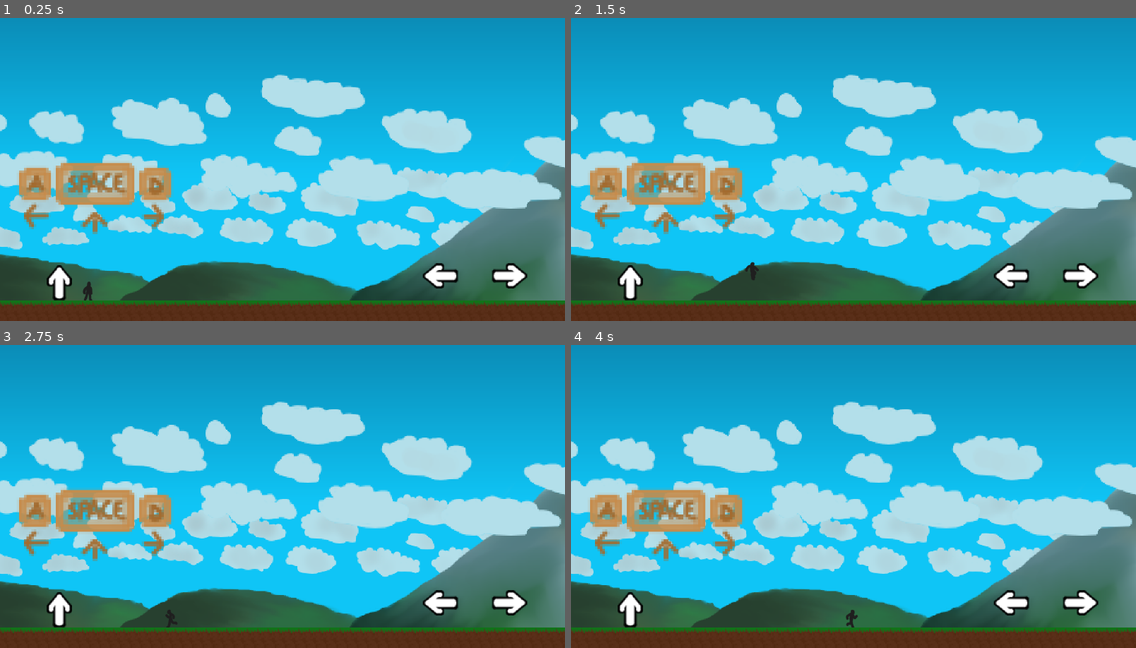
Above: before the commit, frames 1-4 (two rows, left to right).
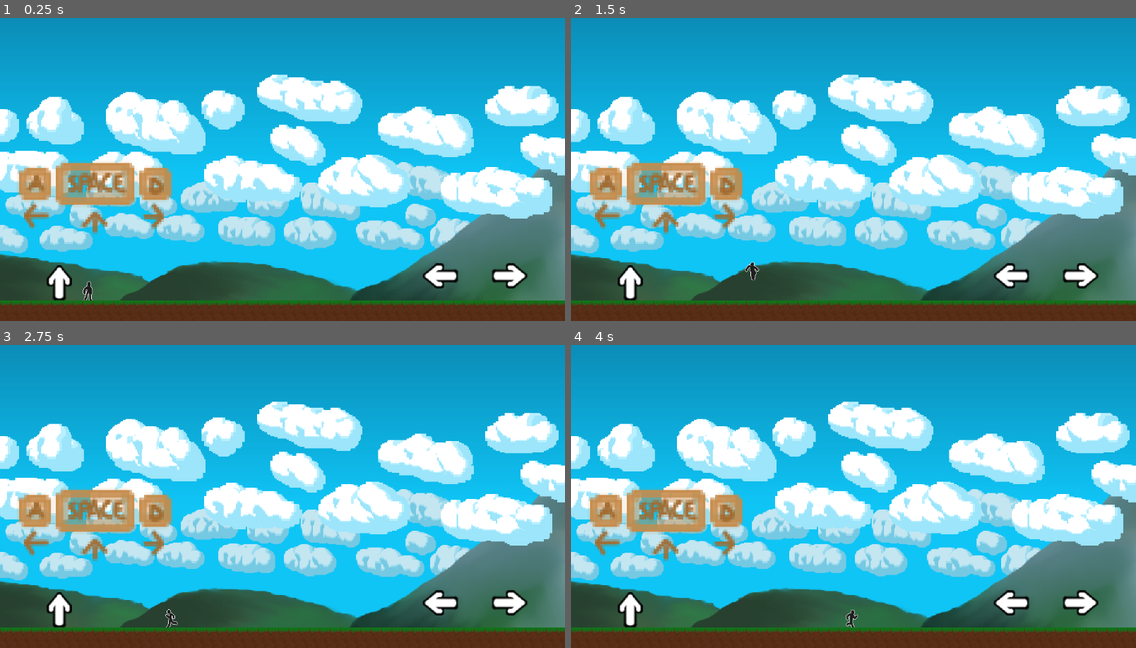
Above: after the commit, the same moments.

Repository: D3dde/Only-StickMan
Game: Godot game, scene res://scenes/game.tscn
The game is run twice, just before and just after one commit, with the same random seed, the same clock (stepped at 60 frames per second) and the same inputs.
Inputs:
- Up to frame 1 (0.25 s): no input
- Up to frame 2 (1.5 s): tap Enter at 0.5 s; hold D (destra) from 0.53 s (still down); tap Space (salto) at 0.77 s
- Up to frame 3 (2.75 s): tap Space (salto) at 1.52 s; release D (destra) at 2.03 s; hold A (sinistra) from 2.03 s (still down)
- Up to frame 4 (4 s): release A (sinistra) at 2.78 s; hold D (destra) from 2.78 s (still down); tap Space (salto) at 3.02, 3.77 s

The runs differ from the first frame. In frame 1, 22% of the frame differs, in the area x 0-100%, y 18-94%; in frame 2, 22%; in frame 3, 22%; in frame 4, 22%.

Commit message:
v1.3
sprites changes

Diff:
--- a/project.godot
+++ b/project.godot
@@ -47,5 +47,3 @@
 [rendering]
 
 textures/canvas_textures/default_texture_filter=0
-renderer/rendering_method="gl_compatibility"
-renderer/rendering_method.mobile="gl_compatibility"
--- a/scenes/game.tscn
+++ b/scenes/game.tscn
@@ -206,7 +206,7 @@
 texture = ExtResource("10_gr52h")
 
 [node name="CollisionPolygon2D" type="CollisionPolygon2D" parent="ostacoli/items/StaticBody2D6"]
-polygon = PackedVector2Array(183, -74, 192, -85, 227, -85, 239.5, -76, 239.5, -49, 235.5, -37.5, 227.5, -37, 218.5, -59.5, 203.5, -59.5, 195, -38.5, 188, -38, 183, -52.5)
+polygon = PackedVector2Array(182, -76, 191.5, -86, 230, -86, 240.5, -76, 240.5, -49, 236, -36.5, 227.5, -37, 218.5, -59.5, 203.5, -59.5, 196, -36.5, 187, -36.5, 181.5, -48.5)
 
 [node name="StaticBody2D7" type="StaticBody2D" parent="ostacoli/items"]
 
Binary file changed: asset/map/cloud.png
Binary file changed: asset/map/map.png
Binary file changed: asset/stickman/_Fall.png
Binary file changed: asset/stickman/_Idle.png
Binary file changed: asset/stickman/_Jump.png
Binary file changed: asset/stickman/_JumpFallInbetween.png
Binary file changed: asset/stickman/_Run.png
